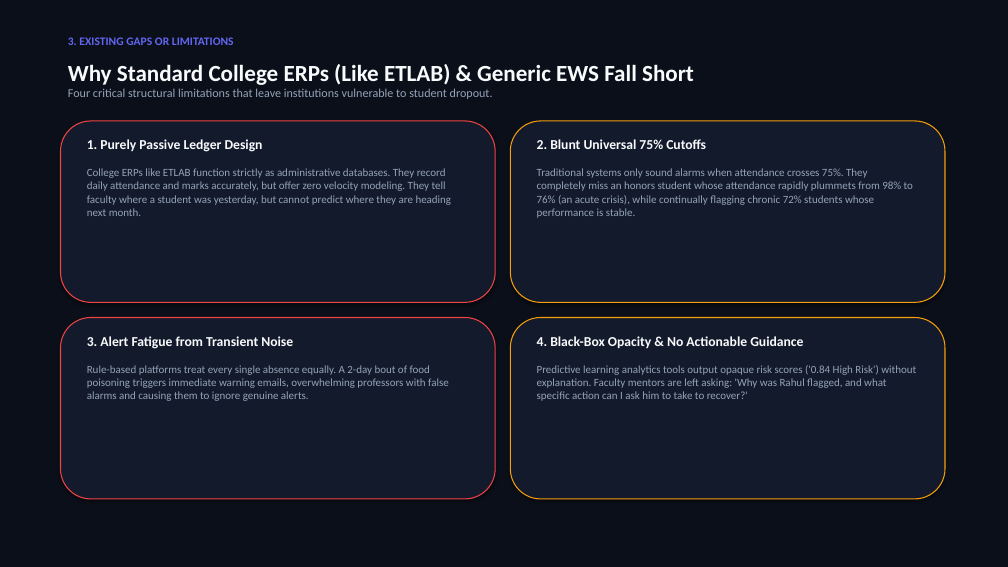
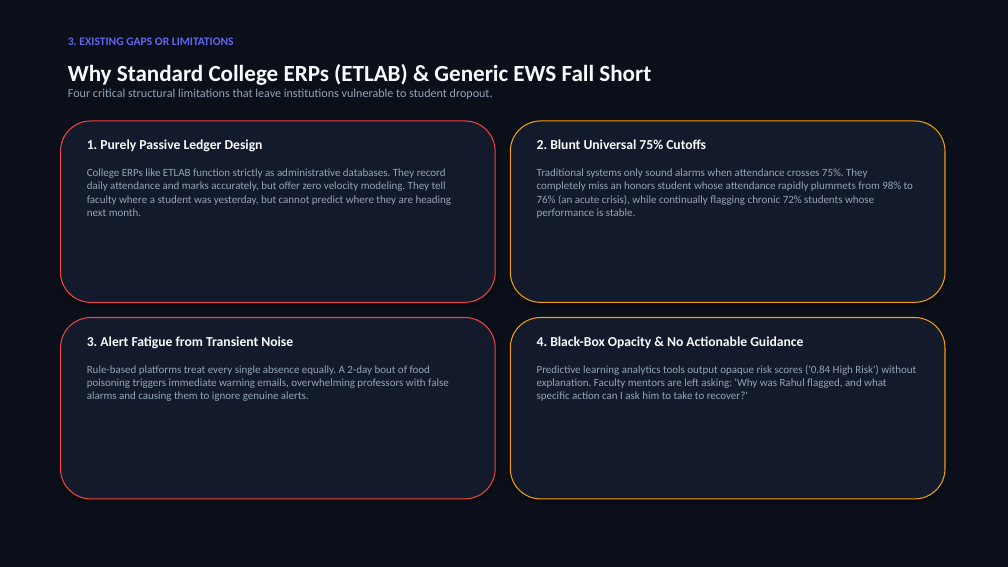
Before and after one commit to sreehari3993-glitch/-tripwire, a slide deck: slide 4 of TRIPWIRE_PITCH_DECK.pptx. Drawn at 1008x567 pixels with LibreOffice and Linux fonts; fonts in the diff are those of the drawing. Boxes give left, top, right and bottom in pixels: in the first picture for what was removed or moved away, otherwise in the second. Text is boxed around its words. In the diff, an @@ line names an element or a change of style, - is before the commit and + after.

```diff
--- a/TRIPWIRE_PITCH_DECK.pptx
+++ b/TRIPWIRE_PITCH_DECK.pptx
@@ text at [68, 64, 651, 85]: text changed @@
-Why Standard College ERPs (Like ETLAB) & Generic EWS Fall Short
+Why Standard College ERPs (ETLAB) & Generic EWS Fall Short
```
Also in this commit, not shown: 9 other slides changed, 2 slides added, 25 other files.
